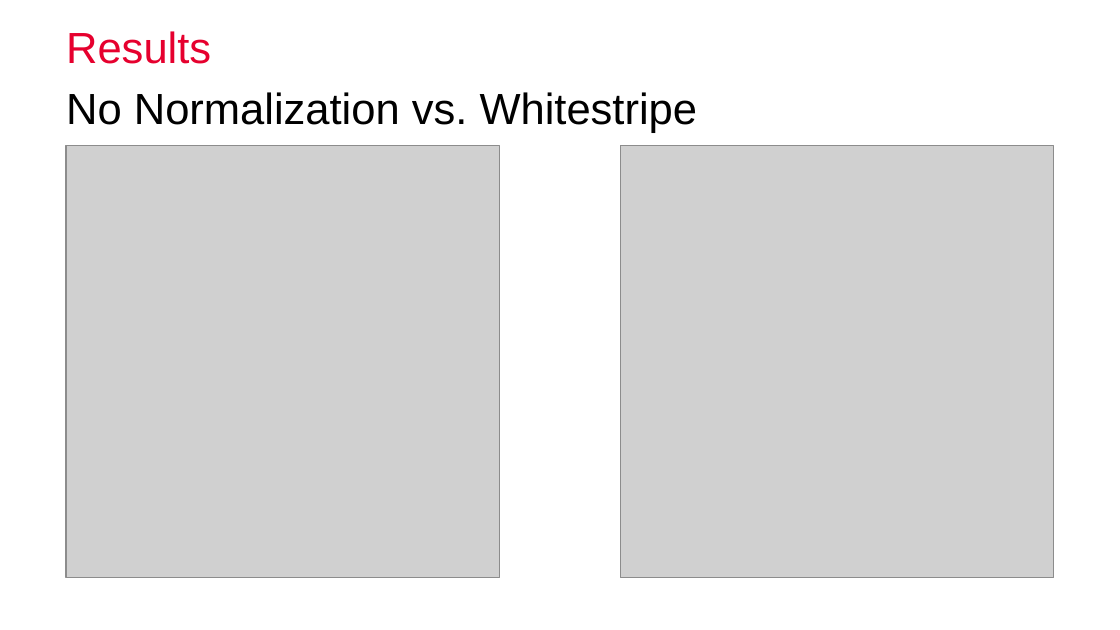
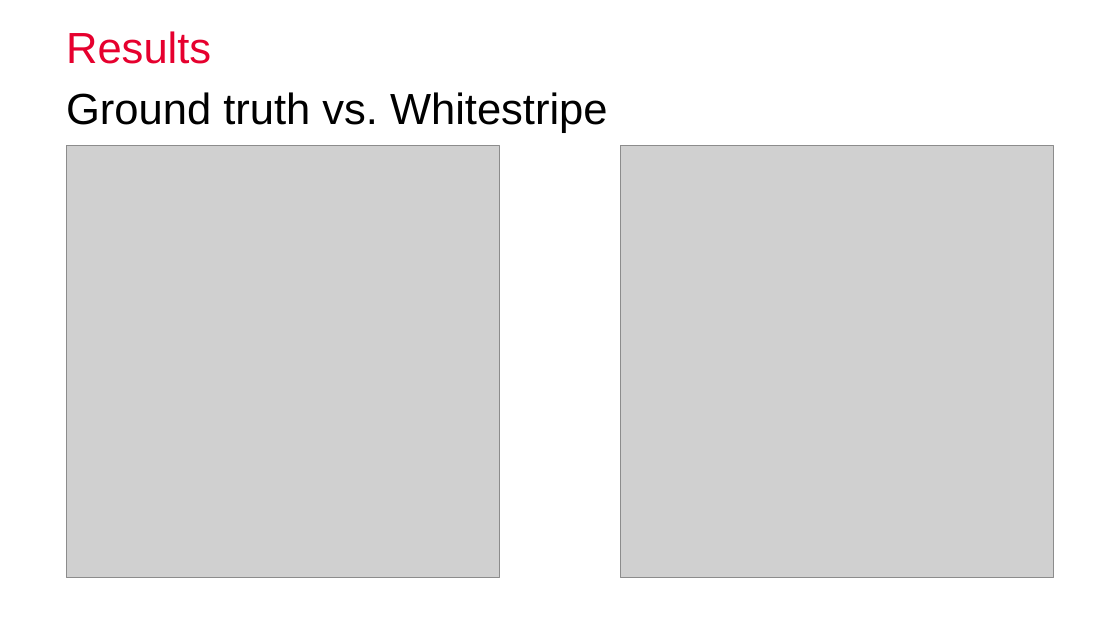
Before and after one commit to nibill/MIALab-1, a slide deck: slide 18 of Presentation/Final/FinalPresentation_Group3_BucheggerDuranWeber.pptx (slide 15 before the commit). Drawn at 1120x630 pixels with LibreOffice and Linux fonts; fonts in the diff are those of the drawing; grey boxes stand for pictures; background and template pictures are left out. Boxes give left, top, right and bottom in pixels: in the first picture for what was removed or moved away, otherwise in the second. Text is boxed around its words. In the diff, an @@ line names an element or a change of style, - is before the commit and + after.

```diff
--- a/Presentation/Final/FinalPresentation_Group3_BucheggerDuranWeber.pptx
+++ b/Presentation/Final/FinalPresentation_Group3_BucheggerDuranWeber.pptx
@@ text at [66,92,608,133]: text changed @@
-No Normalization vs. Whitestripe
+Ground truth vs. Whitestripe
```
Also in this commit, not shown: 6 other slides changed, 12 slides added, 8 slides removed, 1 other file.
